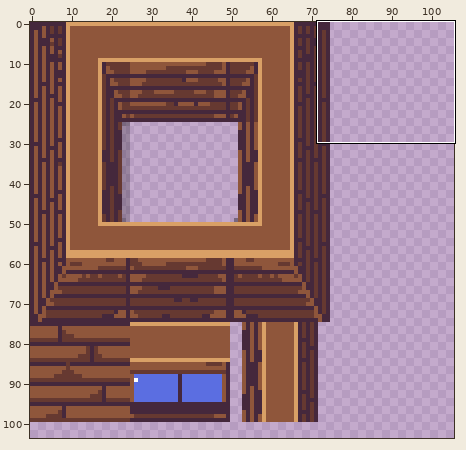
A sprite sheet gets an edit: sprites/mockups/map1.png. The picture above shows the old version from afar; the outline marks the close-up.
Close-up. Before the edit:
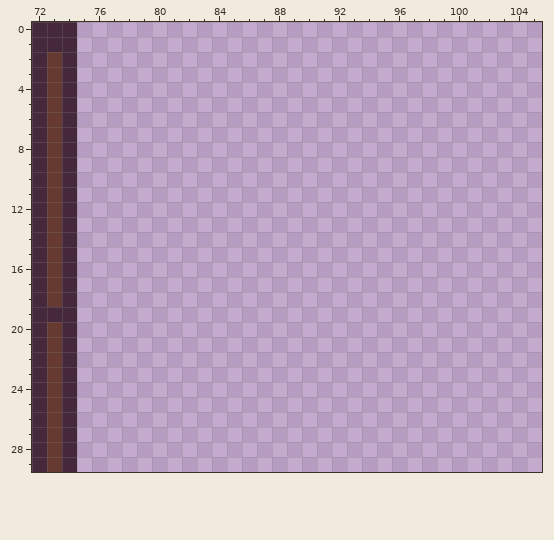
The file is 320x200 pixels. Shown: x 72..105, y 0..29. The wide view leaves out empty margins.
New version:
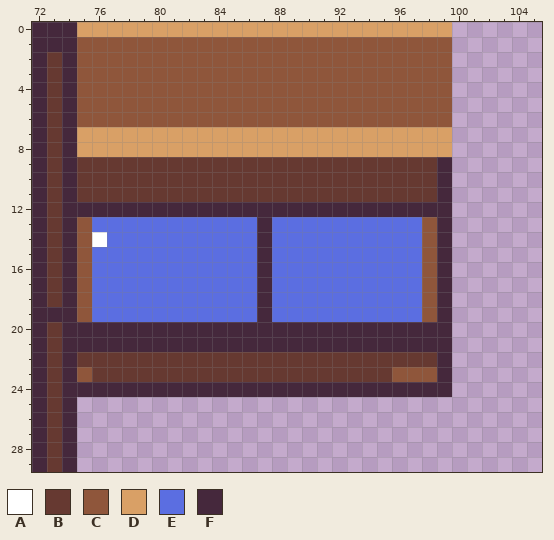
Palette (. is transparent): A #ffffff  B #663931  C #8f563b  D #d9a066  E #5b6ee1  F #45283c
The edit:
Changed rows in their new state; - is an unchanged pixel.
first column x 75:
 0 DDDDDDDDDDDDDDDDDDDDDDDDD
 1 CCCCCCCCCCCCCCCCCCCCCCCCC
 2 CCCCCCCCCCCCCCCCCCCCCCCCC
 3 CCCCCCCCCCCCCCCCCCCCCCCCC
 4 CCCCCCCCCCCCCCCCCCCCCCCCC
 5 CCCCCCCCCCCCCCCCCCCCCCCCC
 6 CCCCCCCCCCCCCCCCCCCCCCCCC
 7 DDDDDDDDDDDDDDDDDDDDDDDDD
 8 DDDDDDDDDDDDDDDDDDDDDDDDD
 9 BBBBBBBBBBBBBBBBBBBBBBBBF
10 BBBBBBBBBBBBBBBBBBBBBBBBF
11 BBBBBBBBBBBBBBBBBBBBBBBBF
12 FFFFFFFFFFFFFFFFFFFFFFFFF
13 CEEEEEEEEEEEFEEEEEEEEEECF
14 CAEEEEEEEEEEFEEEEEEEEEECF
15 CEEEEEEEEEEEFEEEEEEEEEECF
16 CEEEEEEEEEEEFEEEEEEEEEECF
17 CEEEEEEEEEEEFEEEEEEEEEECF
18 CEEEEEEEEEEEFEEEEEEEEEECF
19 CEEEEEEEEEEEFEEEEEEEEEECF
20 FFFFFFFFFFFFFFFFFFFFFFFFF
21 FFFFFFFFFFFFFFFFFFFFFFFFF
22 BBBBBBBBBBBBBBBBBBBBBBBBF
23 CBBBBBBBBBBBBBBBBBBBBCCCF
24 FFFFFFFFFFFFFFFFFFFFFFFFF
Changed places in both close-ups, as pixel boxes (x1, y1, x2, y2):
added: (77, 22, 452, 397)
